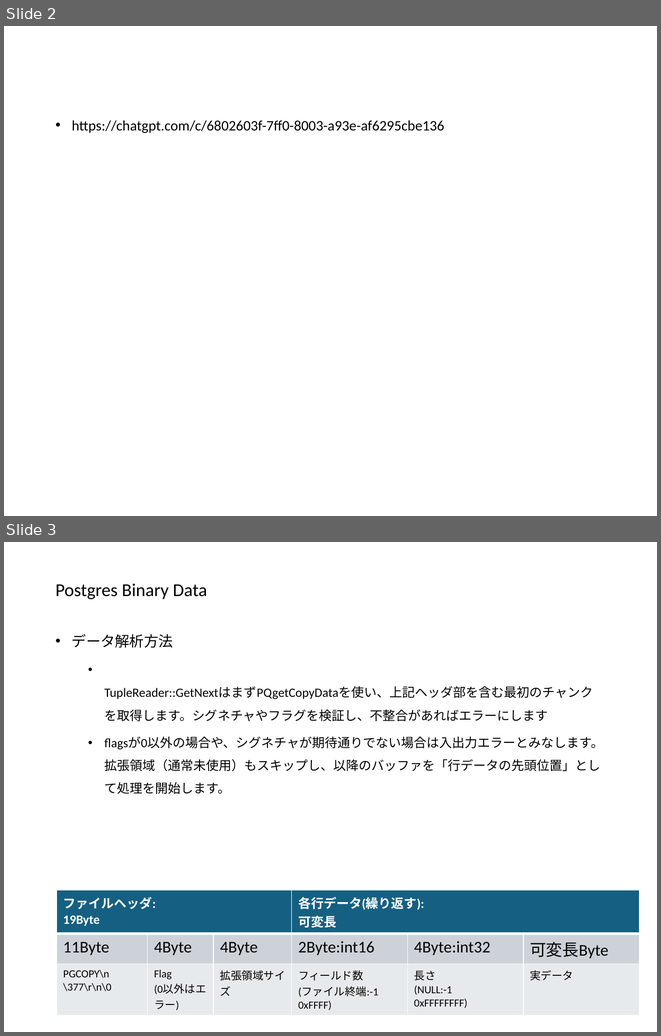
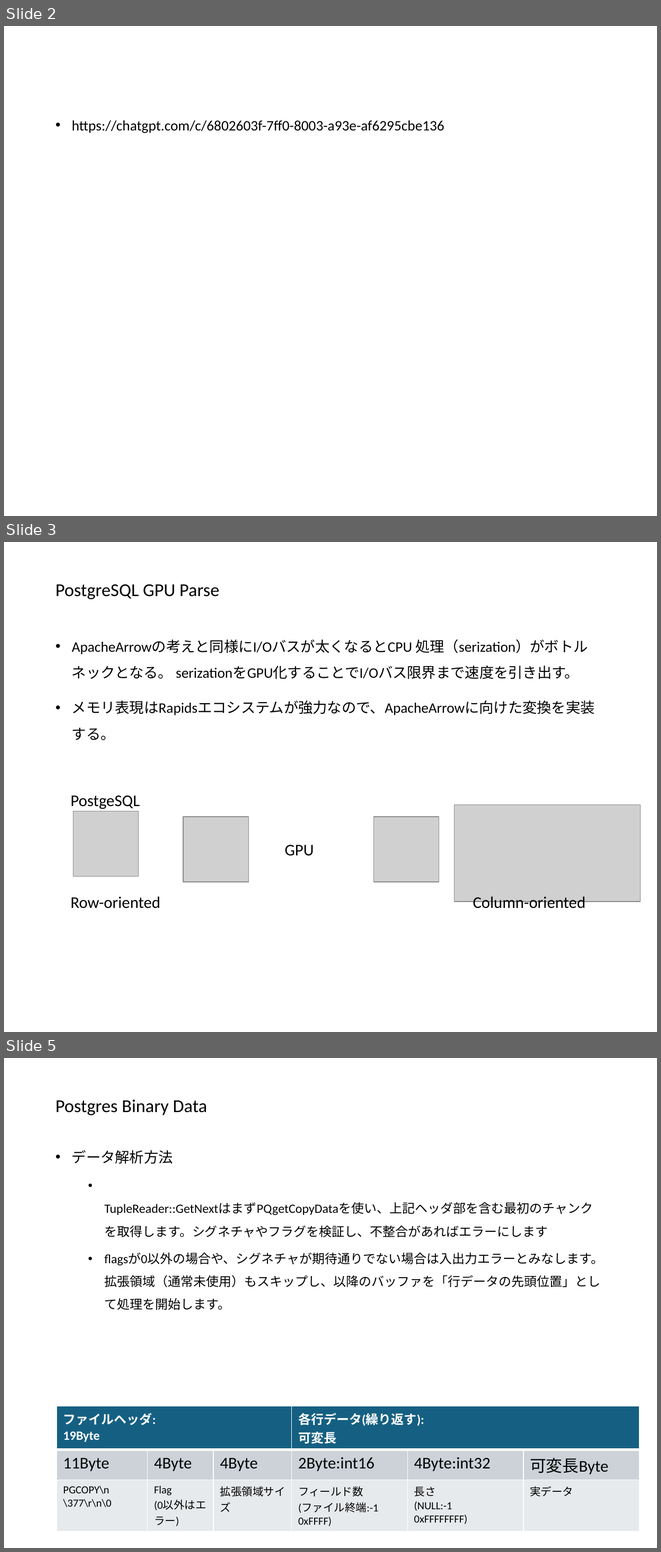
Before and after one commit to a-hirota/cu_pg_parquet, a slide deck: docs/ppt/gpuparse.pptx. Shown one above the other, each under a label of ours: slides 2 and 3 before the commit, slides 2, 3 and 5 after it; the slides between them are not shown. The pictures are 661x1036 and 661x1552 pixels, drawn with LibreOffice and Linux fonts; fonts in the diff are those of the drawing; grey boxes stand for pictures. Boxes give left, top, right and bottom in pixels: in the first picture for what was removed or moved away, otherwise in the second. Text is boxed around its words. In the diff, an @@ line names an element or a change of style, - is before the commit and + after.

```diff
--- a/docs/ppt/gpuparse.pptx
+++ b/docs/ppt/gpuparse.pptx
@@ slide 3 added at <box>4,542,657,1032</box>, background #FFFFFF @@
@@ title added at <box>55,584,219,599</box>, 20 pt, text #000000 @@
+PostgreSQL GPU Parse
@@ text added at <box>72,639,595,740</box>, 16 pt, text #000000 @@
+• ApacheArrowの考えと同様にI/Oバスが太くなるとCPU 処理（serization）がボトルネックとなる。 serizationをGPU化することでI/Oバス限界まで速度を引き出す。
+• メモリ表現はRapidsエコシステムが強力なので、ApacheArrowに向けた変換を実装する。
@@ text added at <box>71,795,140,809</box>, 18 pt, text #000000 @@
+PostgeSQL
@@ picture added at <box>73,811,139,876</box> @@
@@ picture added at <box>454,804,640,901</box> @@
@@ picture added at <box>183,816,248,882</box> @@
@@ picture added at <box>373,816,439,882</box> @@
@@ text added at <box>285,845,314,856</box>, 18 pt, text #000000 @@
+GPU
@@ text added at <box>71,896,161,908</box>, 18 pt, text #000000 @@
+Row-oriented
@@ text added at <box>473,896,586,912</box>, 18 pt, text #000000 @@
+Column-oriented
@@ what was slide 3 is now slide 5 @@
```
Also in this commit, not shown: 2 other slides added.
